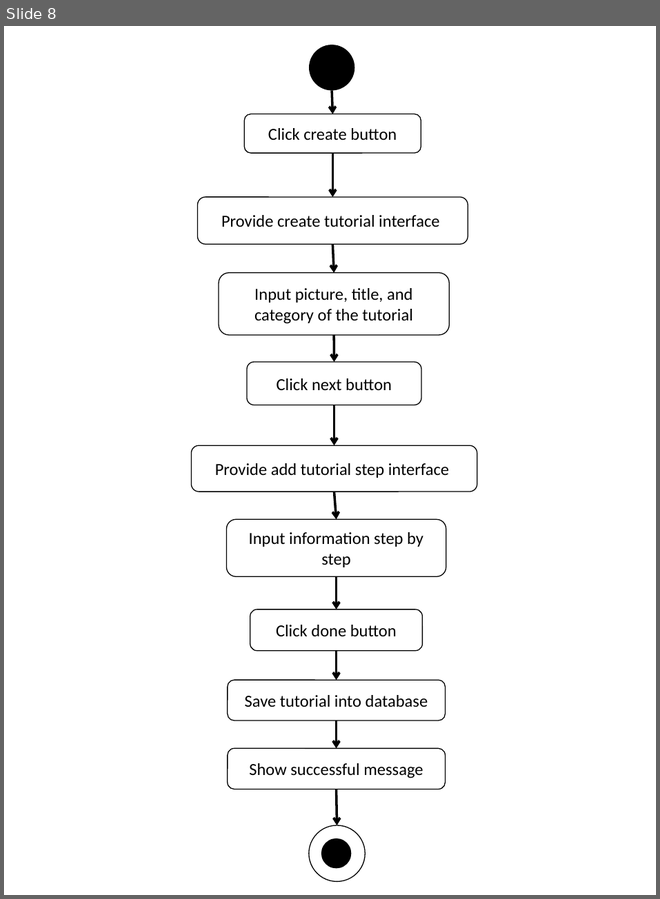
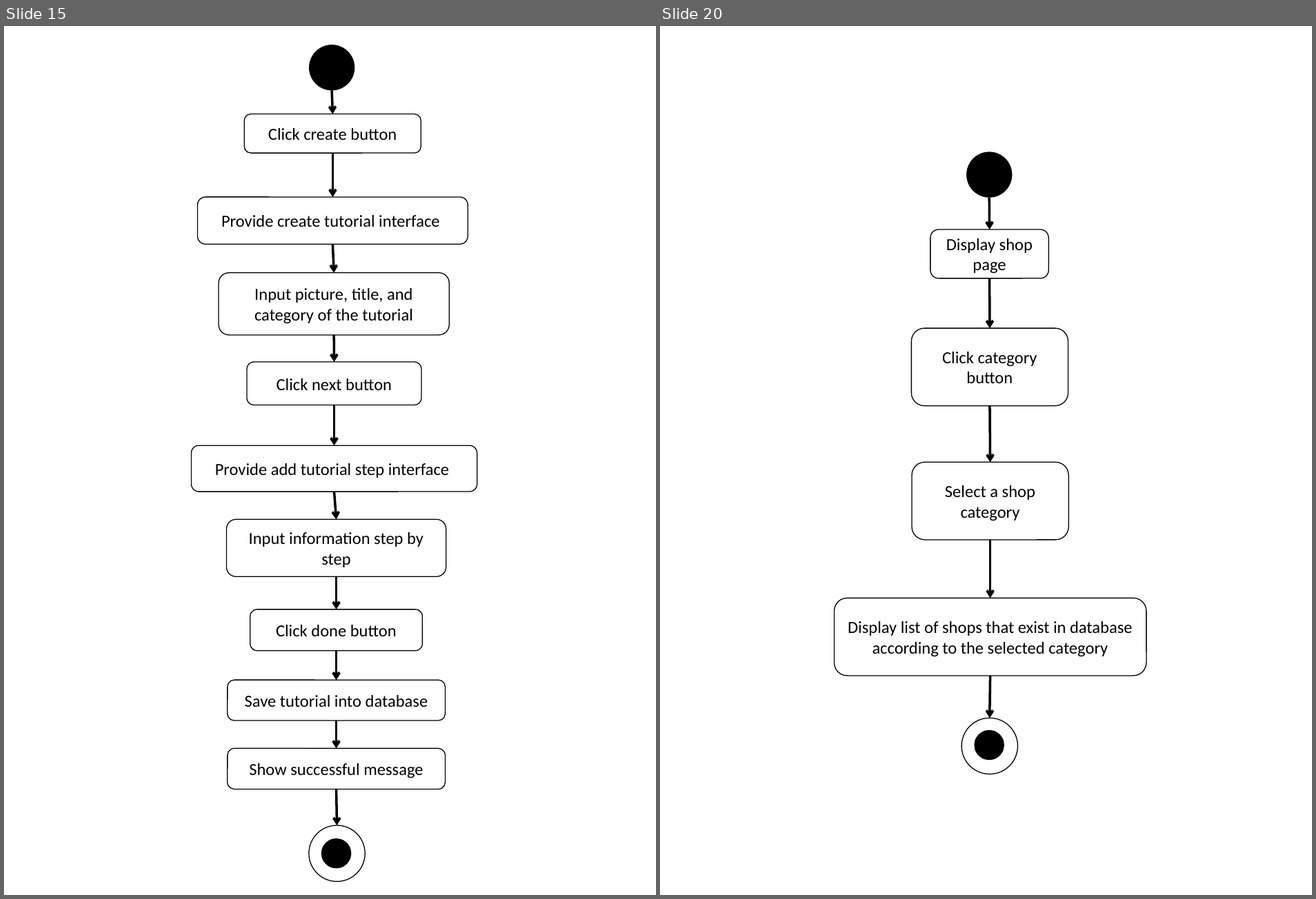
Before and after one commit to asciidaitoon/HanDIYcraft, a slide deck: Design/AD mob.pptx. Shown side by side, each under a label of ours: slide 8 before the commit, slides 15 and 20 after it; the slides between them are not shown. The pictures are 660x899 and 1316x899 pixels, drawn with LibreOffice and Linux fonts; fonts in the diff are those of the drawing. Boxes give left, top, right and bottom in pixels: in the first picture for what was removed or moved away, otherwise in the second. Text is boxed around its words. In the diff, an @@ line names an element or a change of style, - is before the commit and + after.

```diff
--- a/Design/AD mob.pptx
+++ b/Design/AD mob.pptx
@@ slide 20 added at (x1=660, y1=26, x2=1312, y2=895), background #FFFFFF @@
@@ ellipse added at (x1=966, y1=152, x2=1012, y2=198), fill #000000 @@
@@ arrow added from (990, 197) to (990, 230), #000000 2 pt @@
@@ rounded rectangle added at (x1=930, y1=230, x2=1048, y2=278), fill #FFFFFF, outline #000000 0.75 pt, 14 pt, text #000000 @@
+Display shop page
@@ arrow added from (990, 278) to (990, 328), #000000 2 pt @@
@@ rounded rectangle added at (x1=911, y1=328, x2=1068, y2=406), fill #FFFFFF, outline #000000 0.75 pt, 14 pt, text #000000 @@
+Click category button
@@ arrow added from (990, 406) to (991, 463), #000000 2 pt @@
@@ rounded rectangle added at (x1=912, y1=463, x2=1068, y2=540), fill #FFFFFF, outline #000000 0.75 pt, 14 pt, text #000000 @@
+Select a shop category
@@ arrow added from (991, 540) to (991, 598), #000000 2 pt @@
@@ rounded rectangle added at (x1=834, y1=598, x2=1146, y2=675), fill #FFFFFF, outline #000000 0.75 pt, 14 pt, text #000000 @@
+Display list of shops that exist in database according to the selected category
@@ arrow added from (991, 676) to (990, 718), #000000 2 pt @@
@@ ellipse added at (x1=962, y1=718, x2=1018, y2=775), fill #FFFFFF, outline #000000 0.75 pt @@
@@ ellipse added at (x1=975, y1=730, x2=1004, y2=759), fill #000000 @@
@@ what was slide 8 is now slide 15 @@
```
Also in this commit, not shown: 3 slides changed, 33 other slides added, 1 slide removed, 14 other files.
